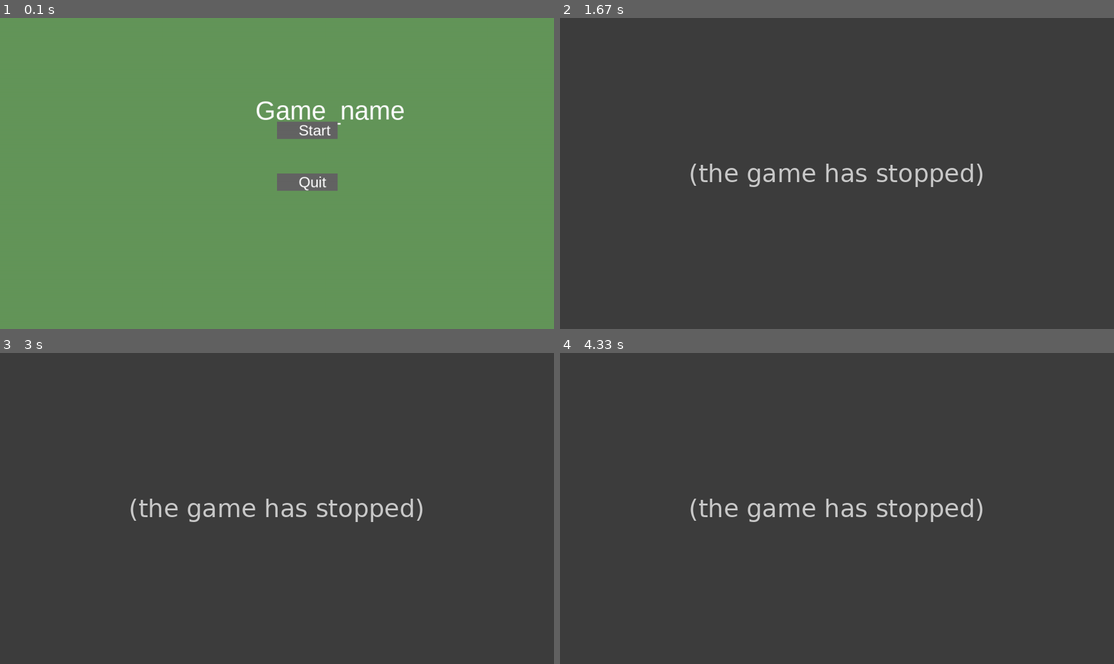
Above: before the commit, frames 1-4 (two rows, left to right).
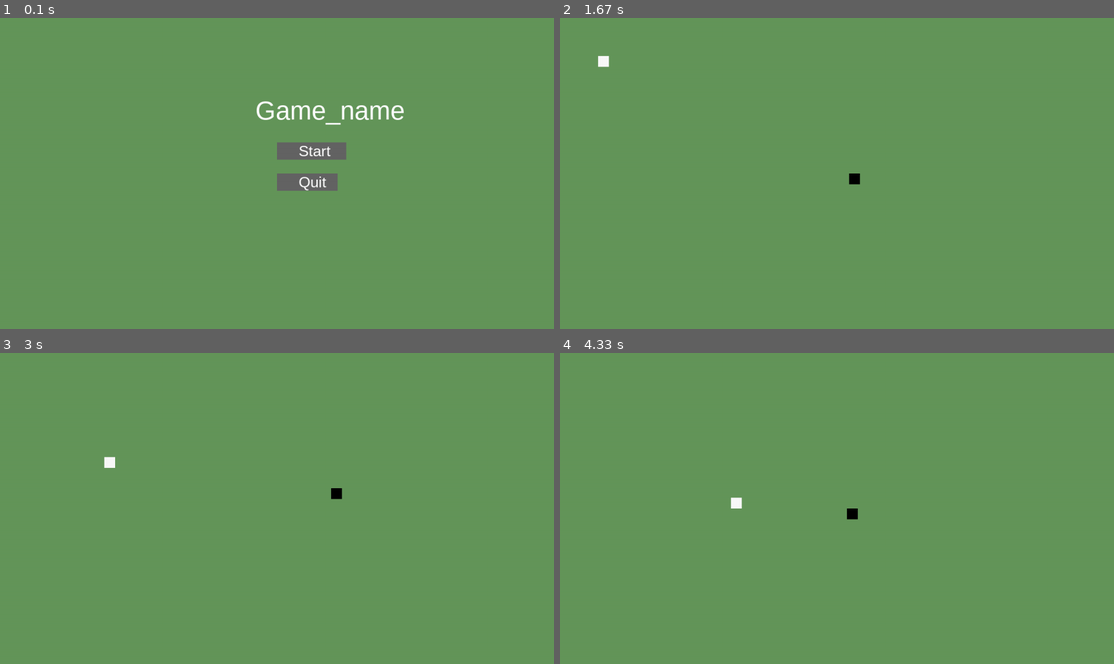
Above: after the commit, the same moments.

Repository: BlazerBen/Final_pygame_project
Game: pygame game, started from director.py
Same seed, same stepped clock (60 frames per second), same inputs: the game is played once before the commit and once after it.
Inputs (mouse positions are in pixels of both pictures, inside the frame that each line leads up to):
- Up to frame 1 (0.1 s): no input
- Up to frame 2 (1.67 s): tap Enter at 0.33 s; hold Esc 0.67-1.13 s; hold D 0.67-1.13 s; move the mouse to (704, 176) at 0.7 s; click "Resume" at 1.22 s; hold D from 1.5 s (still down); move the mouse to (665, 245) at 1.53 s
- Up to frame 3 (3 s): release D at 1.97 s; hold W 2-2.3 s; click (343, 536) at 2.38 s; hold D from 2.67 s (still down)
- Up to frame 4 (4.33 s): release D at 3.13 s; hold A 3.17-3.7 s; hold S 3.73-4.03 s; hold A from 4.07 s (still down)

The runs differ from the first frame. In frame 1, 1.3% of the frame differs, in the area x 50-63%, y 33-46%; in frame 2, 100%, in the area x 0-100%, y 0-100%; in frame 3, 100%; in frame 4, 100%.
Before the commit the program exited at 0.68 s; later frames show no game.

Commit message:
pause menu working

Diff:
--- a/director.py
+++ b/director.py
@@ -7,7 +7,10 @@
 import var
 #contains scenes
 import scenes
+
 title = scenes.Title()
+
+
 def run_game(fps, starting_scene):
     pygame.init()
     screen = var.screen
@@ -23,11 +26,8 @@
             if event.type == pygame.QUIT:
                 quit_attempt = True
             elif event.type == pygame.KEYDOWN:
-                alt_pressed = var.keys[pygame.K_LALT] or \
-                              var.keys[pygame.K_RALT]
-                if event.key == pygame.K_ESCAPE:
-                    quit_attempt = True
-                elif event.key == pygame.K_F4 and alt_pressed:
+                alt_pressed = var.keys[pygame.K_LALT] or var.keys[pygame.K_RALT]
+                if event.key == pygame.K_F4 and alt_pressed:
                     quit_attempt = True
             if event.type==var.click:
                 active_scene.quit_execute()
@@ -42,7 +42,6 @@
         active_scene.Render(screen)
 
         active_scene = active_scene.next
-
         pygame.display.flip()
         clock.tick(fps)
 
--- a/scenes.py
+++ b/scenes.py
@@ -5,10 +5,12 @@
 from entity import enemy
 pygame.init()
 
+
+
 class SceneBase:
     def __init__(self):
         self.next = self
-
+        self.scene_name="uh-oh, you didn't override this in the child class"
     def ProcessInput(self, events, pressed_keys):
         print("uh-oh, you didn't override this in the child class")
 
@@ -23,14 +25,16 @@
 
     def Terminate(self):
         self.SwitchToScene(None)
-    def quit_execute():
+    def quit_execute(self):
         print("uh-oh, you didn't override this in the child class")
-    def start_execute():
+    def start_execute(self):
         print("uh-oh, you didn't override this in the child class")
 
 class Title(SceneBase):
     def __init__(self):
         SceneBase.__init__(self)
+        self.scene_name='Title'
+
     def ProcessInput(self, events, pressed_keys):
         for event in events:
             if event.type== pygame.KEYDOWN and event.key==var.enter:
@@ -38,7 +42,7 @@
     def Update(self):
         pass
     def Render(self, screen):
-        var.screen.fill((100,150,90))
+        var.screen.fill(var.background)
         self.mouse = pygame.mouse.get_pos()
         for event in var.events.get():
             if event.type==pygame.QUIT:
@@ -47,7 +51,7 @@
             if event.type==var.click:
                 self.quit_execute()
         self.write_title()
-        self.start()
+        self.start('Start')
         self.quit_draw()
         pygame.display.update()
 
@@ -59,18 +63,17 @@
         var.screen.blit(title_text, (var.width/2-50,var.height/4))
     #start button
     def start_execute(self):
-        if var.width/2 <= self.mouse[0] <= var.width/2+140 and var.height/3 <= self.mouse[1] <= var.height/3+40:
+        if var.width/2 <= self.mouse[0] <= var.width/2+160 and var.height/2.5 <= self.mouse[1] <= var.height/2.5+40:
             self.SwitchToScene(GameScene())
-    def start(self):
+    def start(self, button):
         pygame.font.init()
         font= pygame.font.SysFont('Arial', 35)
-        start_text = font.render('Start' , True , var.white)
-
-        if var.width/2 <= self.mouse[0] <= var.width/2+140 and var.height/3 <= self.mouse[1] <= var.height/3+40:
-            pygame.draw.rect(var.screen,var.button_light,[var.width/2,var.height/3,140,40])
+        start_text = font.render(button , True , var.white)
+        if var.width/2 <= self.mouse[0] <= var.width/2+160 and var.height/2.5 <= self.mouse[1] <= var.height/2.5+40:
+            pygame.draw.rect(var.screen,var.button_light,[var.width/2,var.height/2.5,160,40])
         else:
-            pygame.draw.rect(var.screen,var.button_dark,[var.width/2,var.height/3,140,40])
-        var.screen.blit(start_text, (var.width/2+50,var.height/3))
+            pygame.draw.rect(var.screen,var.button_dark,[var.width/2,var.height/2.5,160,40])
+        var.screen.blit(start_text, (var.width/2+50,var.height/2.5))
     #quit button
     def quit_execute(self):
         if var.width/2 <= self.mouse[0] <= var.width/2+140 and var.height/2 <= self.mouse[1] <= var.height/2+40:
@@ -88,19 +91,21 @@
         var.screen.blit(quit_text, (var.width/2+50,var.height/2))
 
 class GameScene(SceneBase):
-    def __init__(self):
-        self.pc=player.Player(var.screenwidth/2,var.screenheight/2, var.screenwidth/50,var.screenwidth/50, (0,0,0))
-        self.bad=enemy.Enemy(0,0, var.screenwidth/50,var.screenwidth/50)
+    def __init__(self, x=var.screenwidth/2, y=var.screenheight/2, e_x=0, e_y=0):
+        self.pc=player.Player(x,y, var.screenwidth/50,var.screenwidth/50, (0,0,0))
+        self.bad=enemy.Enemy(e_x,e_y, var.screenwidth/50,var.screenwidth/50)
         self.bullets=[]
         SceneBase.__init__(self)
+        self.scene_name='GameScene'
     def ProcessInput(self, events, pressed_keys):
         vel = var.screenwidth/500
         for event in events:
             if event.type== var.click:
                 mouse_x,mouse_y= pygame.mouse.get_pos()
                 self.bullets.append(player.PlayerBullet(self.pc.x,self.pc.y, mouse_x,mouse_y))
-            if event.type== pygame.KEYDOWN and event.key==var.tab:
-                self.SwitchToScene(Pause(GameScene()))
+            if pygame.key.get_pressed()[var.escape]:
+                print('Game to pause')
+                self.SwitchToScene(Pause(self))
         self.pc.movement(pygame.key.get_pressed(), vel)
         self.bad.movement(self.pc, vel*.75)
     def Update(self):
@@ -109,7 +114,7 @@
     def Render(self, screen):
         var.clock.tick(60)
         #window
-        var.screen.fill((100,150,90))
+        var.screen.fill(var.background)
         self.pc.draw(var.screen)
         self.bad.draw(var.screen)
         for bullet in self.bullets:
@@ -121,24 +126,30 @@
     def start_execute(self):
         pass
 
-class Pause(SceneBase):
+class Pause(Title):
     def __init__(self, previous):
-        self.previous= previous
-        SceneBase.__init__(self)
-        self.help=Title()
+        super().__init__()
+        self.previous=previous
+        self.previous.Render(var.screen)
+        self.scene_name='Pause'
+
     def ProcessInput(self, events, pressed_keys):
-        for event in events:
-            if event.type== pygame.KEYDOWN and event.key==var.tab:
-                self.SwitchToScene(self.previous)
+       if pygame.key.get_pressed()[var.tab]:
+            var.screen.fill(var.background)
+            self.SwitchToScene()
     def Update(self):
         pass
     def Render(self, screen):
-        self.help.mouse=pygame.mouse.get_pos()
+        self.mouse=pygame.mouse.get_pos()
         for event in var.events.get():
-            if event.type==pygame.QUIT:
-                sys.exit()
-                pygame.QUIT()
             if event.type==var.click:
                 self.quit_execute()
-        self.previous.Render(screen)
-        self.help.quit_draw()
+                self.start_execute()
+        self.start('Resume')
+        self.quit_draw()
+    def start_execute(self):
+        if var.width/2 <= self.mouse[0] <= var.width/2+160 and var.height/2.5 <= self.mouse[1] <= var.height/2.5+40:
+            self.SwitchToScene()
+    def SwitchToScene(self):
+        print('pause to game')
+        self.next=GameScene(self.previous.pc.x, self.previous.pc.y, self.previous.bad.x, self.previous.bad.y)
--- a/var.py
+++ b/var.py
@@ -1,5 +1,7 @@
 import pygame
 pygame.init()
+
+
 #WINDOW
 infoObject = pygame.display.Info()
 screenwidth=infoObject.current_w
@@ -7,6 +9,7 @@
 screen = pygame.display.set_mode((screenwidth,screenheight))
 width = screen.get_width()
 height = screen.get_height()
+background=(100,150,90)
 
 #CONTROLS
 #keyboard
@@ -18,6 +21,7 @@
 w=pygame.K_w
 tab=pygame.K_TAB
 enter=pygame.K_RETURN
+escape=pygame.K_ESCAPE
 #mouse
 click=pygame.MOUSEBUTTONDOWN
 
